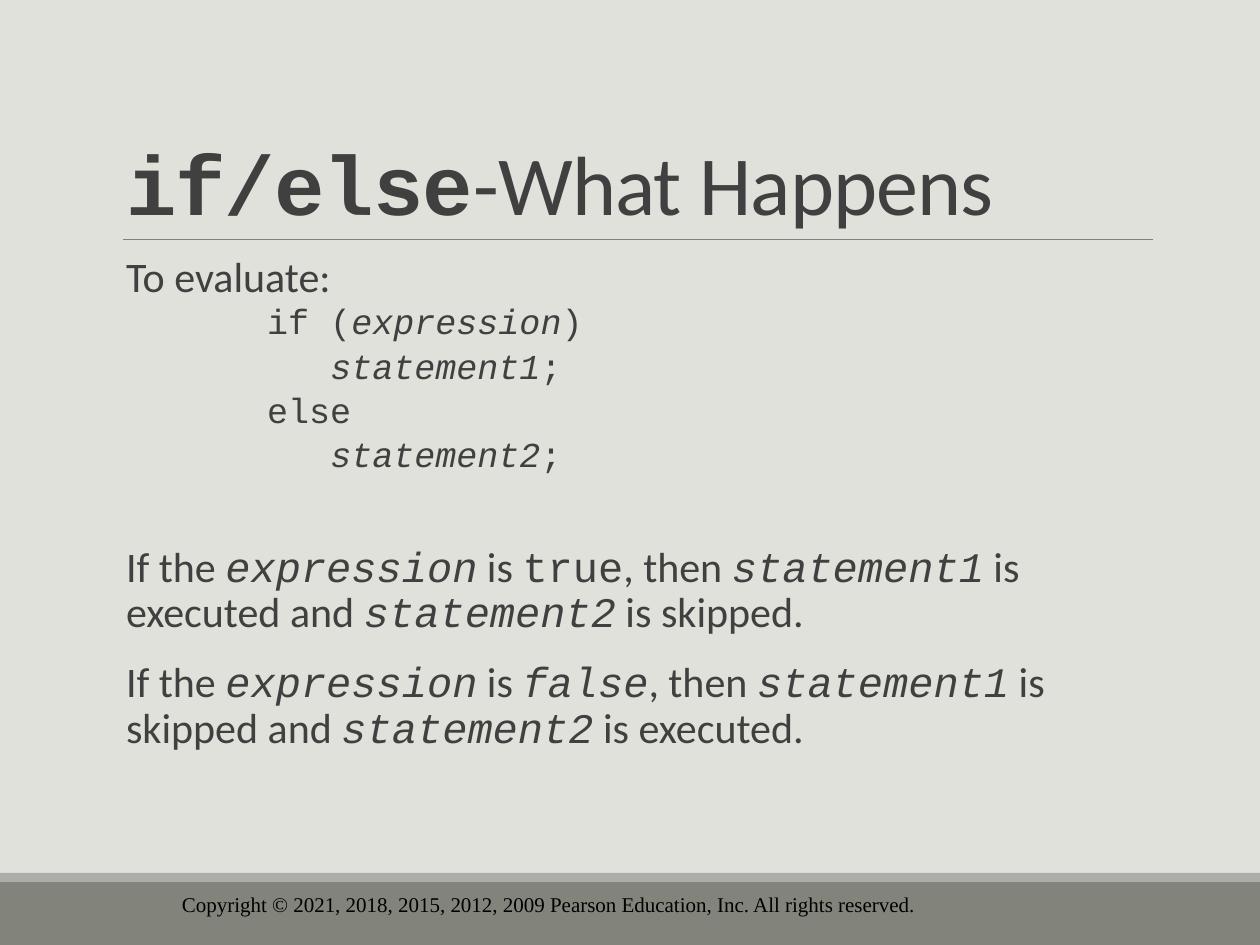
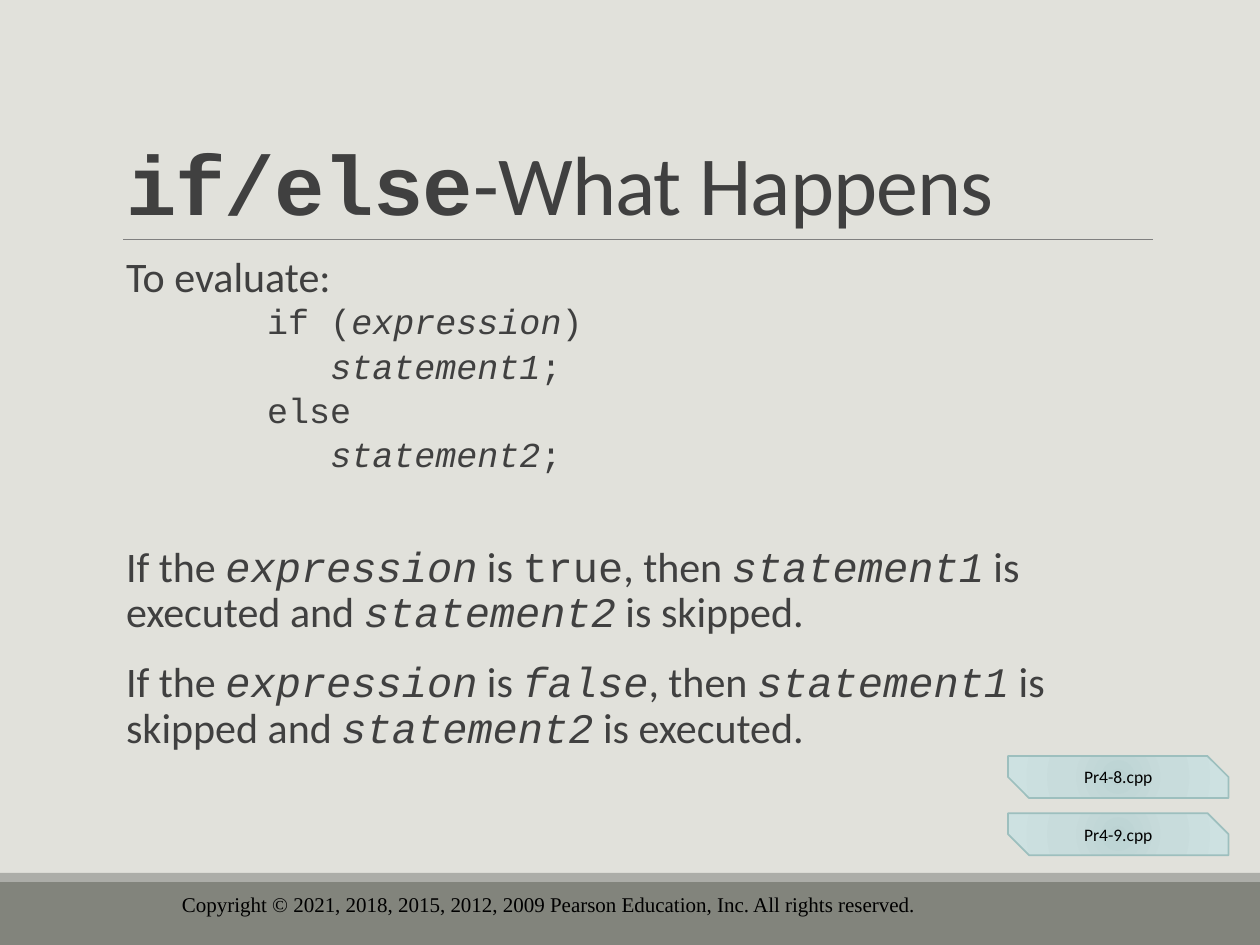
Before and after one commit to drolsonmi/eng1400, a slide deck: slide 21 of 1400_04_Making Decisions.pptx. Drawn at 1260x945 pixels with LibreOffice and Linux fonts; fonts in the diff are those of the drawing; background and template pictures are left out. Boxes give left, top, right and bottom in pixels: in the first picture for what was removed or moved away, otherwise in the second. Text is boxed around its words. In the diff, an @@ line names an element or a change of style, - is before the commit and + after.

```diff
--- a/1400_04_Making Decisions.pptx
+++ b/1400_04_Making Decisions.pptx
@@ snip diag rect added at (x1=1008, y1=756, x2=1228, y2=798), fill gradient #BDD3D2 to #C9DCDC to #CEE2E1, outline #9DBFBE 1 pt, 10 pt, text #000000 @@
+Pr4-8.cpp
@@ snip diag rect added at (x1=1008, y1=813, x2=1228, y2=854), fill gradient #BDD3D2 to #C9DCDC to #CEE2E1, outline #9DBFBE 1 pt, 10 pt, text #000000 @@
+Pr4-9.cpp
```
Also in this commit, not shown: 35 other slides changed, 2 slides added, 16 slides removed, 4 other files.
